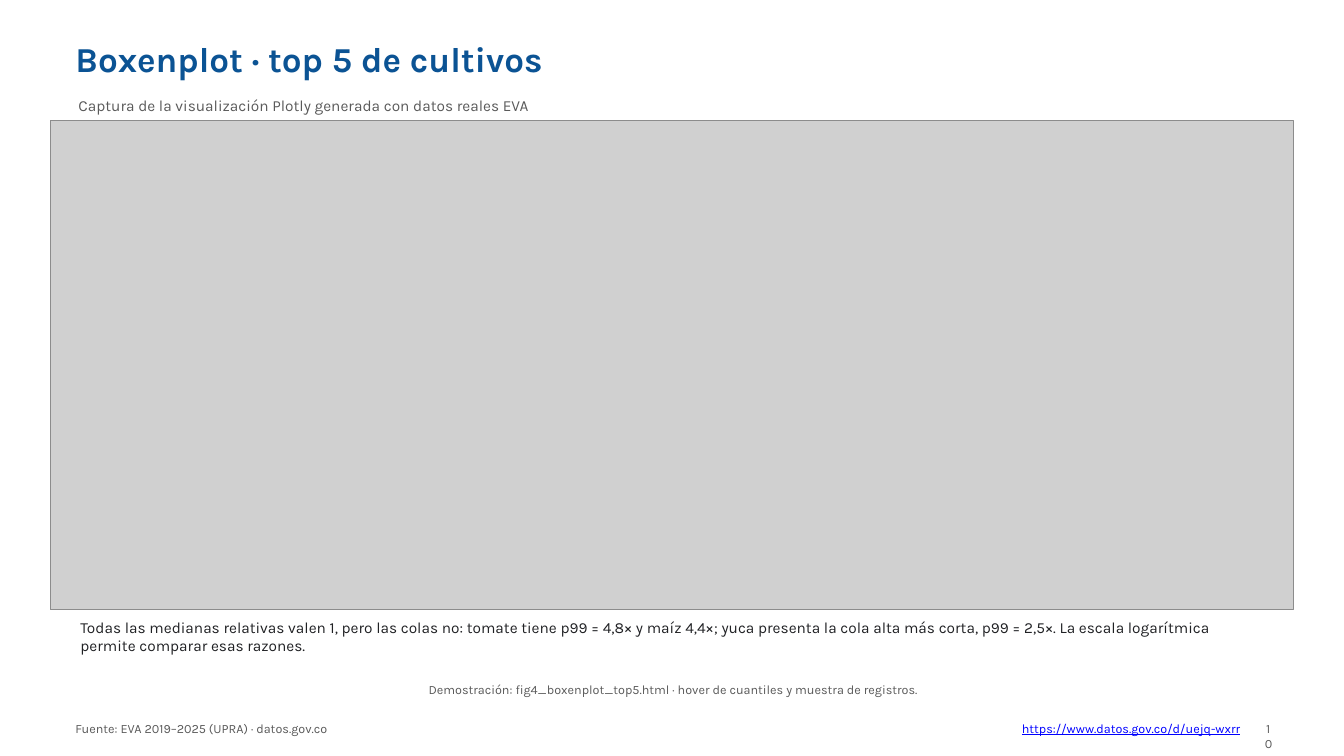
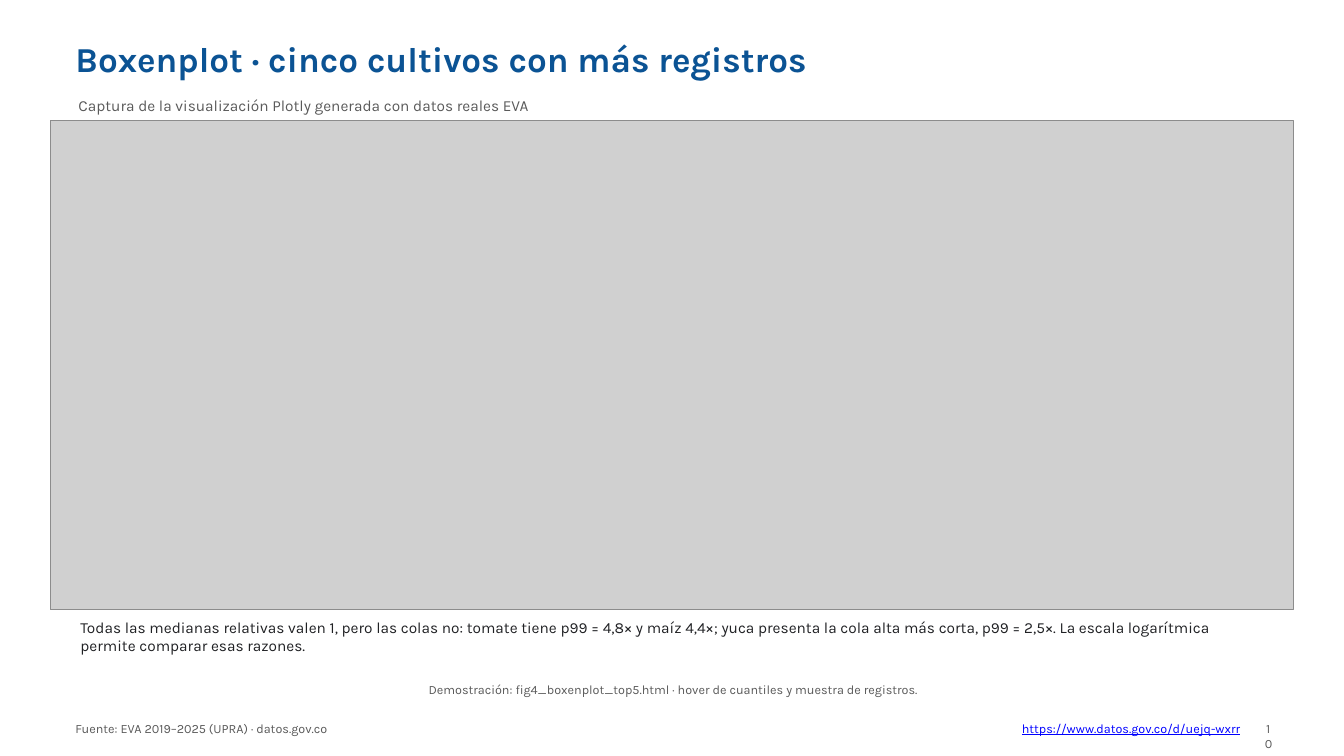
Before and after one commit to Breinersmartinez/statistical-distribution-visualizations, a slide deck: slide 10 of presentation/presentacion_boxplots_modernos.pptx. Drawn at 1344x756 pixels with LibreOffice and Linux fonts; fonts in the diff are those of the drawing; grey boxes stand for pictures. Boxes give left, top, right and bottom in pixels: in the first picture for what was removed or moved away, otherwise in the second. Text is boxed around its words. In the diff, an @@ line names an element or a change of style, - is before the commit and + after.

```diff
--- a/presentation/presentacion_boxplots_modernos.pptx
+++ b/presentation/presentacion_boxplots_modernos.pptx
@@ text at bbox=[75, 44, 806, 81]: text changed @@
-Boxenplot · top 5 de cultivos
+Boxenplot · cinco cultivos con más registros
```
Also in this commit, not shown: 4 other slides changed, 1 slide added, 15 other files.
